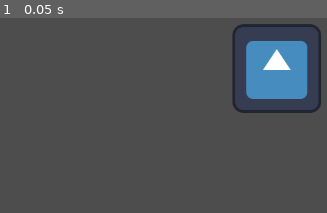
Above: before the commit, frame 1.
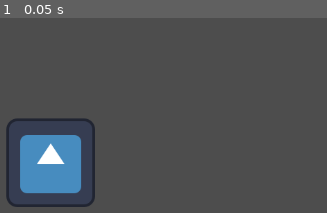
Above: after the commit, the same moment.

Repository: Xystikon/jmhs-game-design
Game: Godot game, scene res://Levels/level.tscn
The game is run twice, just before and just after one commit, with the same random seed, the same clock (stepped at 60 frames per second) and the same inputs. The engine's default icon, where the game draws it, is replaced by a stand-in: a white triangle on a blue panel in a dark square.
Inputs:
- Up to frame 1 (0.05 s): no input

The runs differ from the first frame. In frame 1, 14% of the frame differs, in the area x 1-99%, y 3-97%.

Commit message:
sexy
i kinda peed a little

Diff:
--- a/main/Levels/level.tscn
+++ b/main/Levels/level.tscn
@@ -5,5 +5,5 @@
 [node name="Level" type="Node2D"]
 
 [node name="Sprite2D" type="Sprite2D" parent="."]
-position = Vector2(1009, 148)
+position = Vector2(683, 284)
 texture = ExtResource("1_tmse6")
